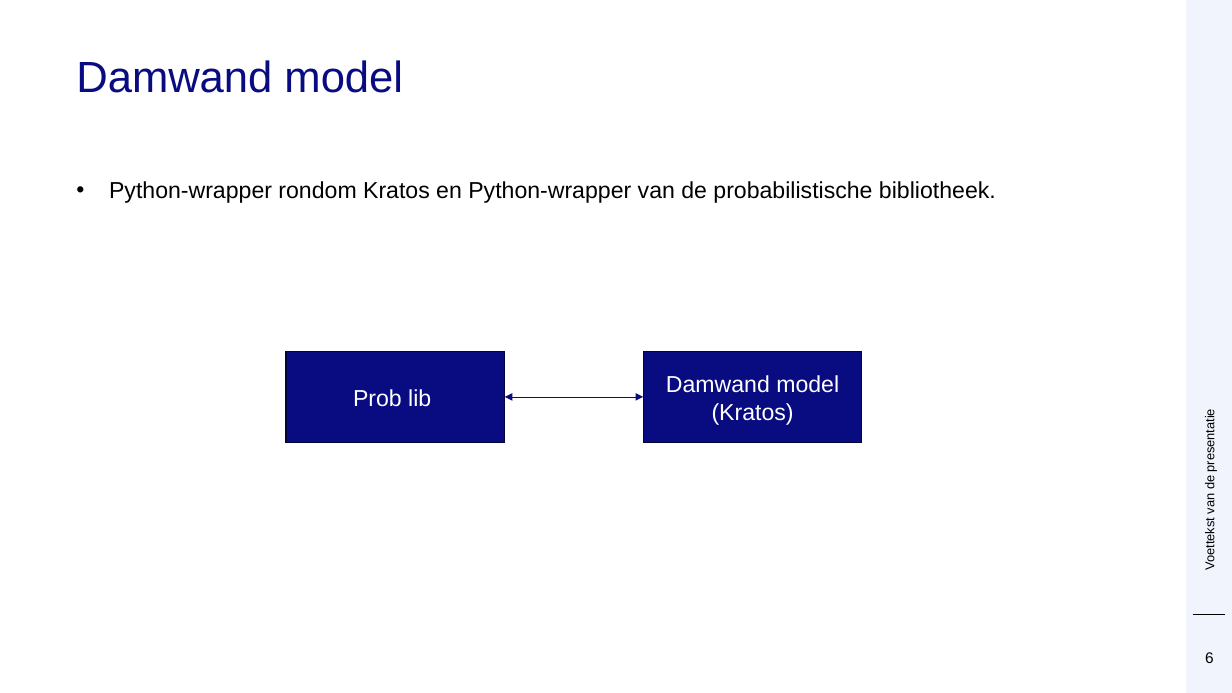
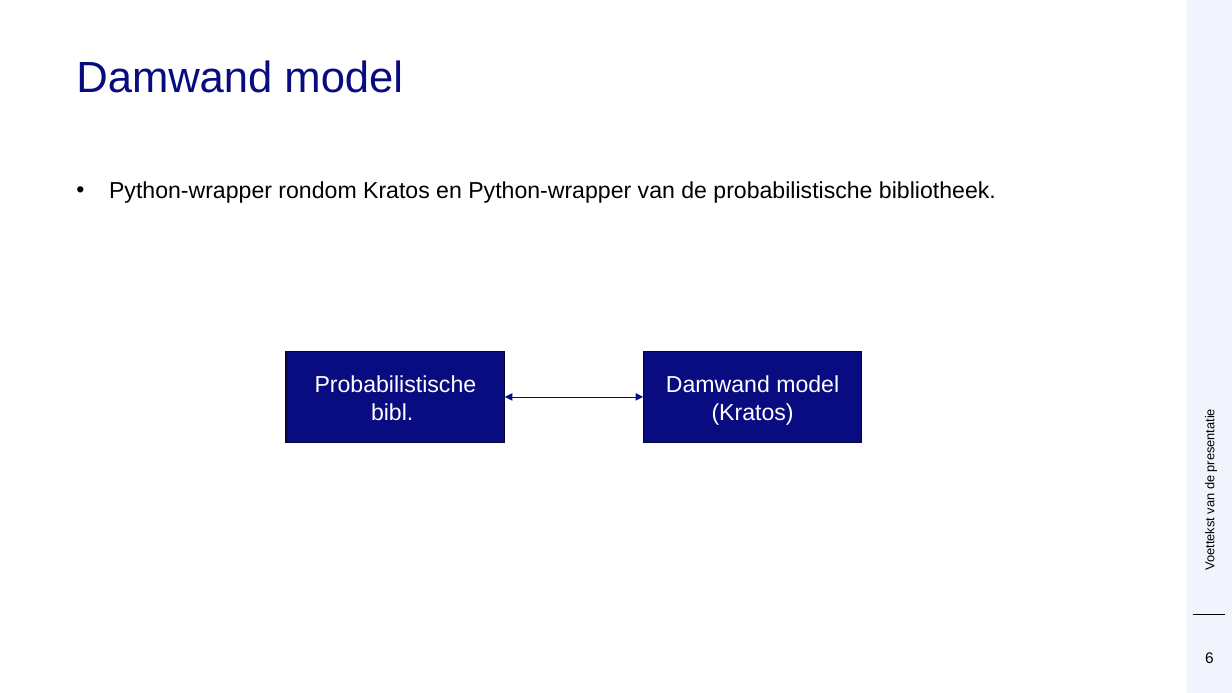
Before and after one commit to Deltares/ProbabilisticLibrary, a slide deck: slide 6 of sources/Deltares.Probabilistic.PWrapper.Examples/kratos/Prob Kratos DSD.pptx. Drawn at 1232x693 pixels with LibreOffice and Linux fonts; fonts in the diff are those of the drawing; background and template pictures are left out. Boxes give left, top, right and bottom in pixels: in the first picture for what was removed or moved away, otherwise in the second. Text is boxed around its words. In the diff, an @@ line names an element or a change of style, - is before the commit and + after.

```diff
--- a/sources/Deltares.Probabilistic.PWrapper.Examples/kratos/Prob Kratos DSD.pptx
+++ b/sources/Deltares.Probabilistic.PWrapper.Examples/kratos/Prob Kratos DSD.pptx
@@ text in rectangle at [315,375,477,421]: text changed @@
-Prob lib
+Probabilistische bibl.
```
Also in this commit, not shown: 6 other slides changed.
